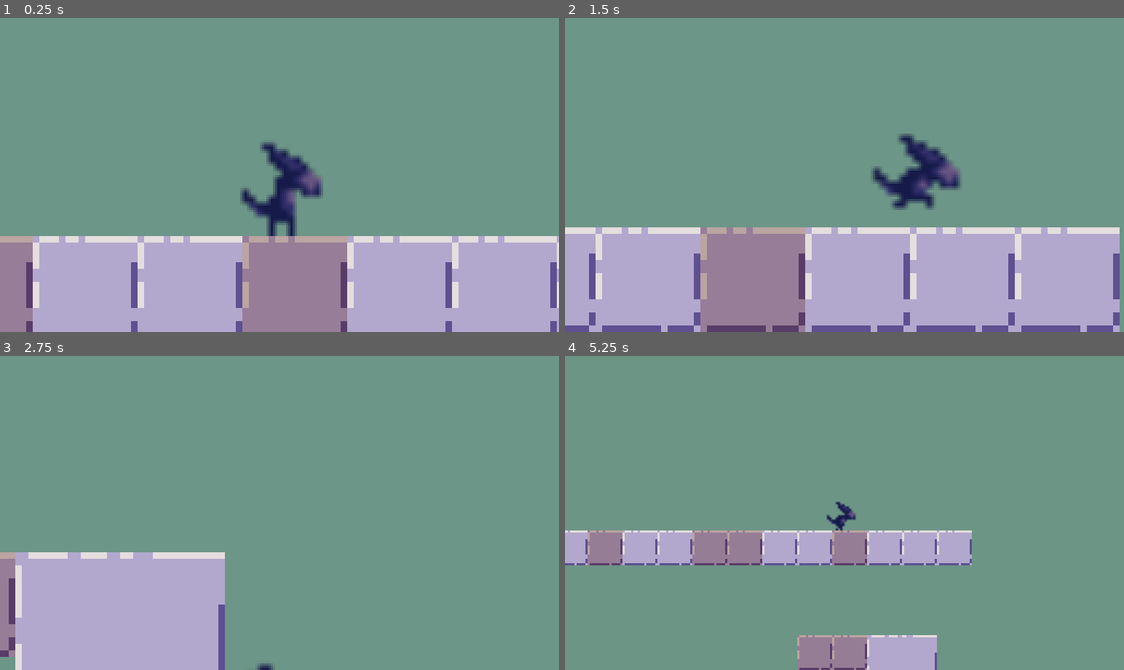
Above: before the commit, frames 1-4 (two rows, left to right).
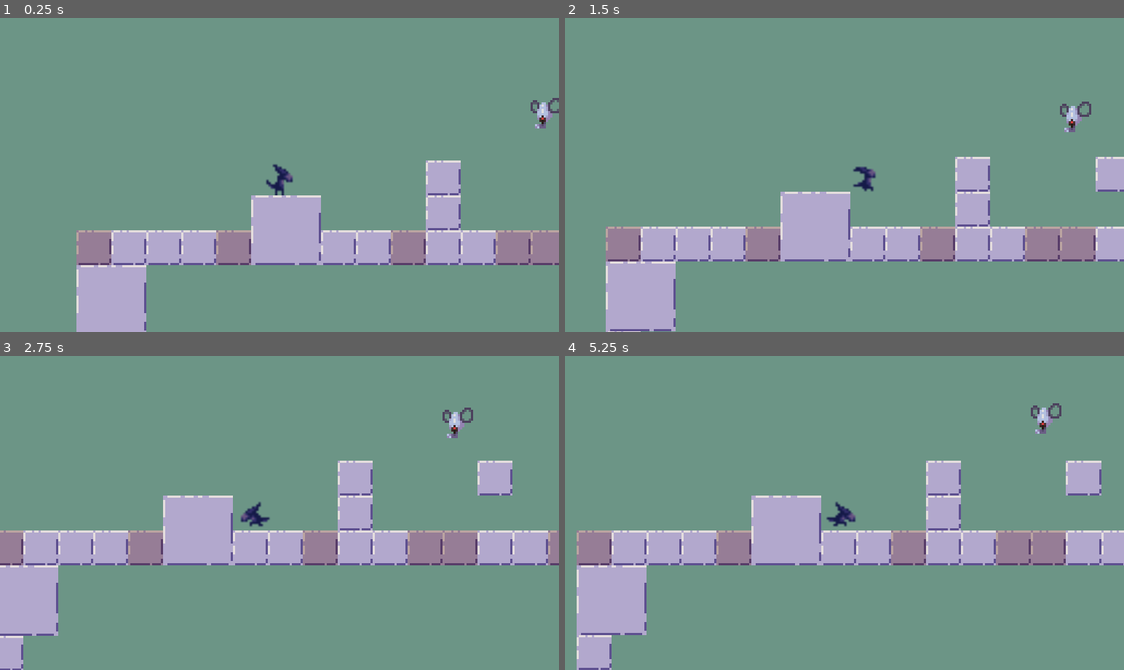
Above: after the commit, the same moments.

Repository: NoirBoire/aliengame
Game: Godot game, scene res://Scenes/Main.tscn
Same seed, same stepped clock (60 frames per second), same inputs: the game is played once before the commit and once after it. Before the commit the project starts from res://Scenes/Game.tscn.
Inputs:
- Up to frame 1 (0.25 s): no input
- Up to frame 2 (1.5 s): hold Right (ui_right) from 0.53 s (still down)
- Up to frame 3 (2.75 s): release Right (ui_right) at 2.03 s; hold Left (ui_left) from 2.03 s (still down)
- Up to frame 4 (5.25 s): release Left (ui_left) at 2.78 s; hold Right (ui_right) 2.78-4.28 s; hold Left (ui_left) 4.28-5.03 s; hold Right (ui_right) from 5.03 s (still down)

The runs differ from the first frame. In frame 1, 32% of the frame differs, in the area x 0-100%, y 25-100%; in frame 2, 32%, in the area x 0-100%, y 26-100%; in frame 3, 26%; in frame 4, 17%.

Commit message:
Hitboxes
-Implemented hitboxes and hurtboxes
-Changed drone animation to be sprite-based
-Added shockwave effect to drone shot
-Tweaked drone idle animation to involve less movement
-Redid alien run and idle animations
-Tweaked alien dash animations

Diff:
--- a/Player.gd
+++ b/Player.gd
@@ -77,9 +77,12 @@
 
 	Global.player = self
 
+	# Disable hitbox
+
+	$Hitbox/CollisionShape2D.disabled = true
+	reset_hurtbox()
+
 func _physics_process(delta):
-
-	print(motion)
 
 	# Gravity and coyote timer check
 	was_on_floor = is_on_floor()
@@ -272,6 +275,11 @@
 	if !anim_only:
 		motion.x = motion_x
 
+func reset_hurtbox():
+	$Hurtbox/Dash.disabled = true
+	$Hurtbox/Normal.disabled = false
+	$Hitbox/CollisionShape2D.disabled = true
+
 func die():
 	get_tree().change_scene("res://Scenes/Main.tscn")
 
--- /dev/null
+++ b/Scenes/Effects/BulletShockwave.tscn
@@ -0,0 +1,45 @@
+[gd_scene load_steps=4 format=2]
+
+[ext_resource path="res://Assets/Shockwave.png" type="Texture" id=1]
+
+[sub_resource type="Animation" id=1]
+resource_name = "Main"
+step = 0.05
+tracks/0/type = "value"
+tracks/0/path = NodePath(".:frame")
+tracks/0/interp = 1
+tracks/0/loop_wrap = true
+tracks/0/imported = false
+tracks/0/enabled = true
+tracks/0/keys = {
+"times": PoolRealArray( 0, 0.05, 0.1, 0.15, 0.2 ),
+"transitions": PoolRealArray( 1, 1, 1, 1, 1 ),
+"update": 1,
+"values": [ 0, 1, 2, 3, 4 ]
+}
+
+[sub_resource type="Animation" id=2]
+length = 0.001
+tracks/0/type = "value"
+tracks/0/path = NodePath(".:frame")
+tracks/0/interp = 1
+tracks/0/loop_wrap = true
+tracks/0/imported = false
+tracks/0/enabled = true
+tracks/0/keys = {
+"times": PoolRealArray( 0 ),
+"transitions": PoolRealArray( 1 ),
+"update": 0,
+"values": [ 0 ]
+}
+
+[node name="Node2D" type="Node2D"]
+
+[node name="Sprite" type="Sprite" parent="."]
+texture = ExtResource( 1 )
+hframes = 5
+
+[node name="AnimationPlayer" type="AnimationPlayer" parent="Sprite"]
+autoplay = "Main"
+anims/Main = SubResource( 1 )
+anims/RESET = SubResource( 2 )
--- a/Scenes/Main.tscn
+++ b/Scenes/Main.tscn
@@ -239,7 +239,7 @@
 anims/Idle = SubResource( 7 )
 
 [node name="Alien" parent="." instance=ExtResource( 1 )]
-position = Vector2( 182, 69 )
+position = Vector2( 109, -43 )
 
 [node name="TileMap" parent="." instance=ExtResource( 3 )]
 
@@ -248,7 +248,7 @@
 [node name="Enemies" type="Node" parent="."]
 
 [node name="Drone6" parent="Enemies" instance=ExtResource( 5 )]
-position = Vector2( 663, -140 )
+position = Vector2( 663, -143 )
 
 [node name="Drone14" parent="Enemies" instance=ExtResource( 5 )]
 position = Vector2( 567, -160 )
--- a/Scenes/Nodes/Alien.tscn
+++ b/Scenes/Nodes/Alien.tscn
@@ -79,7 +79,7 @@
 
 [sub_resource type="AnimationNodeStateMachine" id=19]
 "states/Air Dash/node" = SubResource( 34 )
-"states/Air Dash/position" = Vector2( 60, 56 )
+"states/Air Dash/position" = Vector2( 58, 56 )
 states/Dash/node = SubResource( 24 )
 states/Dash/position = Vector2( 95, 156 )
 states/Fall/node = SubResource( 8 )
@@ -100,7 +100,7 @@
 resource_name = "Air Dash"
 length = 0.2
 loop = true
-step = 0.04
+step = 0.02
 tracks/0/type = "value"
 tracks/0/path = NodePath(".:frame")
 tracks/0/interp = 1
@@ -111,14 +111,50 @@
 "times": PoolRealArray( 0, 0.04, 0.16 ),
 "transitions": PoolRealArray( 1, 1, 1 ),
 "update": 1,
-"values": [ 20, 21, 20 ]
+"values": [ 22, 23, 22 ]
+}
+tracks/1/type = "value"
+tracks/1/path = NodePath("../Hitbox/CollisionShape2D:disabled")
+tracks/1/interp = 1
+tracks/1/loop_wrap = true
+tracks/1/imported = false
+tracks/1/enabled = true
+tracks/1/keys = {
+"times": PoolRealArray( 0, 0.02 ),
+"transitions": PoolRealArray( 1, 1 ),
+"update": 1,
+"values": [ true, false ]
+}
+tracks/2/type = "value"
+tracks/2/path = NodePath("../Hurtbox/Normal:disabled")
+tracks/2/interp = 1
+tracks/2/loop_wrap = true
+tracks/2/imported = false
+tracks/2/enabled = true
+tracks/2/keys = {
+"times": PoolRealArray( 0 ),
+"transitions": PoolRealArray( 1 ),
+"update": 1,
+"values": [ true ]
+}
+tracks/3/type = "value"
+tracks/3/path = NodePath("../Hurtbox/Dash:disabled")
+tracks/3/interp = 1
+tracks/3/loop_wrap = true
+tracks/3/imported = false
+tracks/3/enabled = true
+tracks/3/keys = {
+"times": PoolRealArray( 0 ),
+"transitions": PoolRealArray( 1 ),
+"update": 1,
+"values": [ false ]
 }
 
 [sub_resource type="Animation" id=23]
 resource_name = "Dash"
 length = 0.24
 loop = true
-step = 0.04
+step = 0.02
 tracks/0/type = "value"
 tracks/0/path = NodePath(".:frame")
 tracks/0/interp = 1
@@ -129,7 +165,43 @@
 "times": PoolRealArray( 0, 0.04, 0.08, 0.12, 0.16, 0.2 ),
 "transitions": PoolRealArray( 1, 1, 1, 1, 1, 1 ),
 "update": 1,
-"values": [ 22, 23, 24, 25, 26, 27 ]
+"values": [ 24, 25, 26, 27, 28, 29 ]
+}
+tracks/1/type = "value"
+tracks/1/path = NodePath("../Hitbox/CollisionShape2D:disabled")
+tracks/1/interp = 1
+tracks/1/loop_wrap = true
+tracks/1/imported = false
+tracks/1/enabled = true
+tracks/1/keys = {
+"times": PoolRealArray( 0, 0.02 ),
+"transitions": PoolRealArray( 1, 1 ),
+"update": 1,
+"values": [ true, false ]
+}
+tracks/2/type = "value"
+tracks/2/path = NodePath("../Hurtbox/Normal:disabled")
+tracks/2/interp = 1
+tracks/2/loop_wrap = true
+tracks/2/imported = false
+tracks/2/enabled = true
+tracks/2/keys = {
+"times": PoolRealArray( 0 ),
+"transitions": PoolRealArray( 1 ),
+"update": 1,
+"values": [ true ]
+}
+tracks/3/type = "value"
+tracks/3/path = NodePath("../Hurtbox/Dash:disabled")
+tracks/3/interp = 1
+tracks/3/loop_wrap = true
+tracks/3/imported = false
+tracks/3/enabled = true
+tracks/3/keys = {
+"times": PoolRealArray( 0 ),
+"transitions": PoolRealArray( 1 ),
+"update": 1,
+"values": [ false ]
 }
 
 [sub_resource type="Animation" id=6]
@@ -145,7 +217,21 @@
 "times": PoolRealArray( 0, 0.1, 0.2 ),
 "transitions": PoolRealArray( 1, 1, 1 ),
 "update": 1,
-"values": [ 17, 18, 19 ]
+"values": [ 19, 20, 21 ]
+}
+tracks/1/type = "method"
+tracks/1/path = NodePath("..")
+tracks/1/interp = 1
+tracks/1/loop_wrap = true
+tracks/1/imported = false
+tracks/1/enabled = true
+tracks/1/keys = {
+"times": PoolRealArray( 0 ),
+"transitions": PoolRealArray( 1 ),
+"values": [ {
+"args": [  ],
+"method": "reset_hurtbox"
+} ]
 }
 
 [sub_resource type="Animation" id=2]
@@ -165,6 +251,20 @@
 "update": 1,
 "values": [ 0, 1, 2, 3, 4, 5, 6, 7 ]
 }
+tracks/1/type = "method"
+tracks/1/path = NodePath("..")
+tracks/1/interp = 1
+tracks/1/loop_wrap = true
+tracks/1/imported = false
+tracks/1/enabled = true
+tracks/1/keys = {
+"times": PoolRealArray( 0 ),
+"transitions": PoolRealArray( 1 ),
+"values": [ {
+"args": [  ],
+"method": "reset_hurtbox"
+} ]
+}
 
 [sub_resource type="Animation" id=7]
 resource_name = "Jump"
@@ -176,10 +276,24 @@
 tracks/0/imported = false
 tracks/0/enabled = true
 tracks/0/keys = {
-"times": PoolRealArray( 0, 0.1, 0.2, 0.3, 0.4 ),
-"transitions": PoolRealArray( 1, 1, 1, 1, 1 ),
-"update": 1,
-"values": [ 13, 14, 15, 16, 16 ]
+"times": PoolRealArray( 0, 0.1, 0.2, 0.3 ),
+"transitions": PoolRealArray( 1, 1, 1, 1 ),
+"update": 1,
+"values": [ 16, 17, 18, 18 ]
+}
+tracks/1/type = "method"
+tracks/1/path = NodePath("..")
+tracks/1/interp = 1
+tracks/1/loop_wrap = true
+tracks/1/imported = false
+tracks/1/enabled = true
+tracks/1/keys = {
+"times": PoolRealArray( 0 ),
+"transitions": PoolRealArray( 1 ),
+"values": [ {
+"args": [  ],
+"method": "reset_hurtbox"
+} ]
 }
 
 [sub_resource type="Animation" id=3]
@@ -199,26 +313,52 @@
 
 [sub_resource type="Animation" id=4]
 resource_name = "Run"
-length = 0.5
+length = 0.48
 loop = true
-tracks/0/type = "value"
-tracks/0/path = NodePath(".:frame")
-tracks/0/interp = 1
-tracks/0/loop_wrap = true
-tracks/0/imported = false
-tracks/0/enabled = true
-tracks/0/keys = {
-"times": PoolRealArray( 0, 0.1, 0.2, 0.3, 0.4 ),
-"transitions": PoolRealArray( 1, 1, 1, 1, 1 ),
-"update": 1,
-"values": [ 11, 12, 8, 9, 10 ]
-}
+step = 0.06
+tracks/0/type = "value"
+tracks/0/path = NodePath(".:frame")
+tracks/0/interp = 1
+tracks/0/loop_wrap = true
+tracks/0/imported = false
+tracks/0/enabled = true
+tracks/0/keys = {
+"times": PoolRealArray( 0, 0.06, 0.12, 0.18, 0.24, 0.3, 0.36, 0.42 ),
+"transitions": PoolRealArray( 1, 1, 1, 1, 1, 1, 1, 1 ),
+"update": 1,
+"values": [ 15, 8, 9, 10, 11, 12, 13, 14 ]
+}
+tracks/1/type = "method"
+tracks/1/path = NodePath("..")
+tracks/1/interp = 1
+tracks/1/loop_wrap = true
+tracks/1/imported = false
+tracks/1/enabled = true
+tracks/1/keys = {
+"times": PoolRealArray( 0 ),
+"transitions": PoolRealArray( 1 ),
+"values": [ {
+"args": [  ],
+"method": "reset_hurtbox"
+} ]
+}
+
+[sub_resource type="CapsuleShape2D" id=43]
+radius = 6.0
+height = 12.0
+
+[sub_resource type="RectangleShape2D" id=44]
+extents = Vector2( 2, 4.5 )
+
+[sub_resource type="RectangleShape2D" id=45]
+extents = Vector2( 6.5, 1.5 )
 
 [node name="Alien" type="KinematicBody2D"]
 position = Vector2( 143, -24 )
 script = ExtResource( 2 )
 
 [node name="CollisionShape2D" type="CollisionShape2D" parent="."]
+visible = false
 position = Vector2( 0, 2 )
 shape = SubResource( 5 )
 
@@ -232,15 +372,15 @@
 z_index = -4096
 
 [node name="ColorRect" type="ColorRect" parent="Camera2D/Node2D"]
-margin_left = -705.0
-margin_top = -375.0
-margin_right = 1088.0
-margin_bottom = 511.0
+margin_left = -704.0
+margin_top = -377.0
+margin_right = 1089.0
+margin_bottom = 509.0
 color = Color( 0.427451, 0.588235, 0.529412, 1 )
 
 [node name="Sprite" type="Sprite" parent="."]
 texture = ExtResource( 4 )
-hframes = 28
+hframes = 30
 
 [node name="AnimationTree" type="AnimationTree" parent="Sprite"]
 tree_root = SubResource( 19 )
@@ -258,6 +398,23 @@
 anims/RESET = SubResource( 3 )
 anims/Run = SubResource( 4 )
 
+[node name="Hitbox" type="Area2D" parent="."]
+
+[node name="CollisionShape2D" type="CollisionShape2D" parent="Hitbox"]
+rotation = 1.5708
+shape = SubResource( 43 )
+
+[node name="Hurtbox" type="Area2D" parent="."]
+
+[node name="Normal" type="CollisionShape2D" parent="Hurtbox"]
+position = Vector2( 0, 3.5 )
+shape = SubResource( 44 )
+disabled = true
+
+[node name="Dash" type="CollisionShape2D" parent="Hurtbox"]
+position = Vector2( -0.5, 2.5 )
+shape = SubResource( 45 )
+
 [node name="JumpBuffer" type="Timer" parent="."]
 wait_time = 0.1
 one_shot = true
--- a/Scenes/Nodes/Drone.tscn
+++ b/Scenes/Nodes/Drone.tscn
@@ -38,14 +38,17 @@
 tracks/0/imported = false
 tracks/0/enabled = true
 tracks/0/keys = {
-"times": PoolRealArray( 0, 0.4, 0.6, 0.8, 1, 1.4, 1.8, 2, 2.2, 2.6, 2.8, 3, 3.2, 3.6, 4, 4.2, 4.4 ),
-"transitions": PoolRealArray( -2, 1, 1, 1, 1, 1, -2, -2, -2, 1, 1, 1, 1, 1, 1, 1, 1 ),
+"times": PoolRealArray( 0, 0.6, 0.8, 1.2, 1.8, 2, 2.2, 2.8, 3, 3.4, 4, 4.2, 4.4 ),
+"transitions": PoolRealArray( -2, 1, 1, 1, -2, -2, -2, 1, 1, 1, 1, 1, 1 ),
 "update": 1,
-"values": [ Vector2( 0, 0 ), Vector2( 0, 1 ), Vector2( 0, 2 ), Vector2( 0, 3 ), Vector2( 0, 4 ), Vector2( 0, 5 ), Vector2( 0, 6 ), Vector2( 0, 6 ), Vector2( 0, 6 ), Vector2( 0, 5 ), Vector2( 0, 4 ), Vector2( 0, 3 ), Ve …(83 unchanged characters)…
+"values": [ Vector2( 0, 0 ), Vector2( 0, 1 ), Vector2( 0, 2 ), Vector2( 0, 3 ), Vector2( 0, 4 ), Vector2( 0, 4 ), Vector2( 0, 4 ), Vector2( 0, 3 ), Ve …(83 unchanged characters)…
 }
 
 [sub_resource type="RectangleShape2D" id=2]
 extents = Vector2( 6.5, 2.5 )
+
+[sub_resource type="RectangleShape2D" id=13]
+extents = Vector2( 6.5, 6.5 )
 
 [sub_resource type="Animation" id=10]
 resource_name = "Damaged"
@@ -85,28 +88,16 @@
 length = 0.3
 step = 0.05
 tracks/0/type = "value"
-tracks/0/path = NodePath(".:offset")
+tracks/0/path = NodePath(".:frame")
 tracks/0/interp = 1
 tracks/0/loop_wrap = true
 tracks/0/imported = false
 tracks/0/enabled = true
 tracks/0/keys = {
-"times": PoolRealArray( 0, 0.05, 0.1 ),
-"transitions": PoolRealArray( 1, 1, 1 ),
+"times": PoolRealArray( 0, 0.05, 0.1, 0.2 ),
+"transitions": PoolRealArray( 1, 1, 1, 1 ),
 "update": 1,
-"values": [ Vector2( 3, 0 ), Vector2( 1, 0 ), Vector2( 0, 0 ) ]
-}
-tracks/1/type = "value"
-tracks/1/path = NodePath(".:frame")
-tracks/1/interp = 1
-tracks/1/loop_wrap = true
-tracks/1/imported = false
-tracks/1/enabled = true
-tracks/1/keys = {
-"times": PoolRealArray( 0, 0.1, 0.2 ),
-"transitions": PoolRealArray( 1, 1, 1 ),
-"update": 1,
-"values": [ 2, 3, 0 ]
+"values": [ 2, 3, 4, 0 ]
 }
 
 [node name="Drone" type="KinematicBody2D"]
@@ -120,6 +111,7 @@
 shape = SubResource( 8 )
 
 [node name="Enemy" type="Node2D" parent="."]
+position = Vector2( 0, 1 )
 script = ExtResource( 2 )
 
 [node name="AnimationPlayer" type="AnimationPlayer" parent="Enemy"]
@@ -127,19 +119,24 @@
 anims/Attack = SubResource( 11 )
 anims/Idle = SubResource( 9 )
 
-[node name="Area2D" type="Area2D" parent="Enemy"]
+[node name="Jumpbox" type="Area2D" parent="Enemy"]
 position = Vector2( 1, -2.40731 )
 
-[node name="CollisionShape2D" type="CollisionShape2D" parent="Enemy/Area2D"]
+[node name="CollisionShape2D" type="CollisionShape2D" parent="Enemy/Jumpbox"]
 position = Vector2( -0.5, -2.09269 )
 shape = SubResource( 2 )
+
+[node name="Hurtbox" type="Area2D" parent="Enemy"]
+position = Vector2( 1, -2.40731 )
+
+[node name="CollisionShape2D" type="CollisionShape2D" parent="Enemy/Hurtbox"]
+position = Vector2( 1, 0.40731 )
+shape = SubResource( 13 )
 
 [node name="Sprite" type="Sprite" parent="Enemy"]
 position = Vector2( 2, -1.40731 )
 texture = ExtResource( 1 )
-offset = Vector2( 3, 0 )
-hframes = 4
-frame = 2
+hframes = 5
 
 [node name="AnimationPlayer" type="AnimationPlayer" parent="Enemy/Sprite"]
 autoplay = "Idle"
@@ -160,7 +157,8 @@
 script = ExtResource( 3 )
 wait_time = 0.35
 
-[connection signal="body_entered" from="Enemy/Area2D" to="." method="_on_Area2D_body_entered"]
+[connection signal="body_entered" from="Enemy/Jumpbox" to="." method="_on_Area2D_body_entered"]
+[connection signal="body_entered" from="Enemy/Hurtbox" to="." method="_on_Area2D_body_entered"]
 [connection signal="timeout" from="Enemy/DamageTimer" to="Enemy" method="_on_DamageTimer_timeout"]
 [connection signal="timeout" from="Enemy/DamageAnimTimer" to="Enemy" method="_on_DamageAnimTimer_timeout"]
 [connection signal="is_done" from="Enemy/SlowmoTimer" to="Enemy" method="_on_SlowmoTimer_is_done"]
--- a/Scripts/Bullet.gd
+++ b/Scripts/Bullet.gd
@@ -12,7 +12,7 @@
 	move_and_slide(motion)
 	motion.x = motion_x
 	motion.y = motion_y
-	if $Area2D.overlaps_body(Global.player):
+	if $Area2D.overlaps_area(Global.player.get_node("Hurtbox")):
 		Global.player.take_damage()
 		queue_free()
 	for body in $Area2D.get_overlapping_bodies():
--- a/Scripts/Drone.gd
+++ b/Scripts/Drone.gd
@@ -4,7 +4,6 @@
 enum {
 	IDLE,
 	DAMAGED,
-	PURSUIT,
 	SHOOT,
 	RETURN
 }
@@ -29,8 +28,9 @@
 
 # Onready vars
 onready var alien := owner.owner.get_node("Alien")
+onready var coyote_timer = alien.coyote_timer
 onready var bullet_scene := preload("res://Scenes/Nodes/Bullet.tscn")
-onready var coyote_timer = alien.coyote_timer
+onready var shockwave_scene := preload("res://Scenes/Effects/BulletShockwave.tscn")
 
 func _ready():
 	$Sprite.flip_h = owner.start_flip
@@ -58,7 +58,7 @@
 	if owner.has_node("CollisionShape2D"):
 		owner.get_node("CollisionShape2D").position = Vector2(position.x, position.y+3)
 
-	if $Area2D.overlaps_body(alien):
+	if $Jumpbox.overlaps_body(alien):
 		player_colliding = true
 		was_player_colliding = true
 
@@ -66,7 +66,7 @@
 		coyote_timer.start()
 
 		# Slowmo and damage
-		if alien.dash_anim && alien.motion.y >= 0:
+		if alien.dash_anim && alien.motion.y >= 0 && $Hurtbox.overlaps_area(alien.get_node("Hitbox")):
 			if can_slowmo:
 				alien.slowmo.start_slowmo()
 				state = DAMAGED
@@ -117,46 +117,6 @@
 					owner.get_node("CollisionShape2D").queue_free()
 			# Animation
 			$Sprite/AnimationPlayer.current_animation = "Damaged"
-		PURSUIT:
-			if check_for_body(alien, alien.position):
-				var position_to_check = Vector2(owner.position.x + (30 * (1 if $Sprite.flip_h else -1)), global_position.y)
-				if !((check_line_of_sight(position_to_check)) is TileMap):
-					if abs(alien.position.x - owner.position.x) > 100:
-						if alien.position.x > owner.position.x:
-							motion_x = speed
-							$Sprite.flip_h = true
-						elif alien.position.x < owner.position.x:
-							motion_x = -speed
-							$Sprite.flip_h = false
-					else:
-						motion_x = 0
-						motion_y = 0
-						state = SHOOT
-
-				# Animation
-				if !(($Sprite/AnimationPlayer.current_animation == "Shoot" || $Sprite/AnimationPlayer.current_animation == "Damaged") && $Sprite/AnimationPlayer.is_playing()):
-					$Sprite/AnimationPlayer.current_animation = "Idle"
-				$AnimationPlayer.stop(false)
-			else:
-				var position_to_check = Vector2(owner.position.x + (30 * (1 if $Sprite.flip_h else -1)), global_position.y)
-				if !((check_line_of_sight(position_to_check)) is TileMap):
-					if $Sprite.flip_h:
-						motion_x = lerp(motion_x, speed/2, 0.1)
-					elif !$Sprite.flip_h:
-						motion_x = lerp(motion_x, -speed/2, 0.1)
-				else:
-					motion_x = 0
-					if abs(owner.motion.x) < 0.5:
-						yield(get_tree().create_timer(0.5),"timeout")
-						if can_flip:
-							$Sprite.flip_h = !$Sprite.flip_h
-							can_flip = false
-							yield(get_tree().create_timer(0.5),"timeout")
-							can_flip = true
-				# Animation
-				if !($Sprite/AnimationPlayer.current_animation == "Shoot" && $Sprite/AnimationPlayer.is_playing()):
-					$Sprite/AnimationPlayer.current_animation = "Idle"
-				$AnimationPlayer.play()
 		SHOOT:
 			# Animation
 			$AnimationPlayer.stop(false)
@@ -175,19 +135,22 @@
 						if can_fire && state != DAMAGED:
 							$Sprite/AnimationPlayer.current_animation = "Shoot"
 							$Sprite/AnimationPlayer.play()
+
+							# Shoot bullet
 							var bullet: KinematicBody2D = bullet_scene.instance()
 							owner.owner.add_child(bullet)
 							bullet.global_position.y = global_position.y + 3
 							bullet.global_position.x = (global_position.x -4 if !$Sprite.flip_h else global_position.x + 8)
 							bullet.motion_x = (-72 if !$Sprite.flip_h else 72)
+
+							# Bullet shockwave
+							var shockwave: Node2D = shockwave_scene.instance()
+							owner.owner.add_child(shockwave)
+							shockwave.global_position.x = (global_position.x -4 if !$Sprite.flip_h else global_position.x + 7)
+							shockwave.global_position.y = global_position.y + 3
 							can_fire = false
 							yield(get_tree().create_timer(1.5),"timeout")
 							can_fire = true
-				else:
-					yield(get_tree().create_timer(1),"timeout")
-					state = PURSUIT
-			else:
-				state = PURSUIT
 		RETURN:
 			owner.motion.x = 0
 			owner.motion.y = 0
--- a/project.godot
+++ b/project.godot
@@ -11,7 +11,7 @@
 [application]
 
 config/name="Platformer Project"
-run/main_scene="res://Scenes/Game.tscn"
+run/main_scene="res://Scenes/Main.tscn"
 config/icon="res://icon.png"
 
 [autoload]
Binary file changed: Assets/Alien.png
Binary file changed: Assets/Drone.png
Binary file added: Assets/Shockwave.png
Not shown, added: Assets/Shockwave.png.import
Not shown: 1 places in Scenes/Nodes/Alien.tscn that only renumber resources
Not shown: 1 places in Scenes/Nodes/Drone.tscn that only renumber resources
